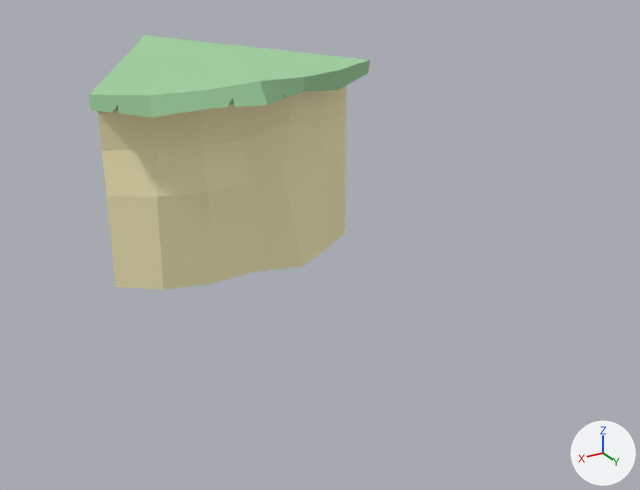
One commit to the glTF model public/assets/tile10.glb: the scene before it, then after it.
Before and after are seen from a camera (50 mm lens) standing at (0.685, 1.89, 0.638) and looking at (-0.111, 0.564, -0.025). Every picture has the same lights, and +X, +Y and +Z are marked at lower right. Vertices at the same position are counted once.

Objects in the first picture: 'hill8.003'.
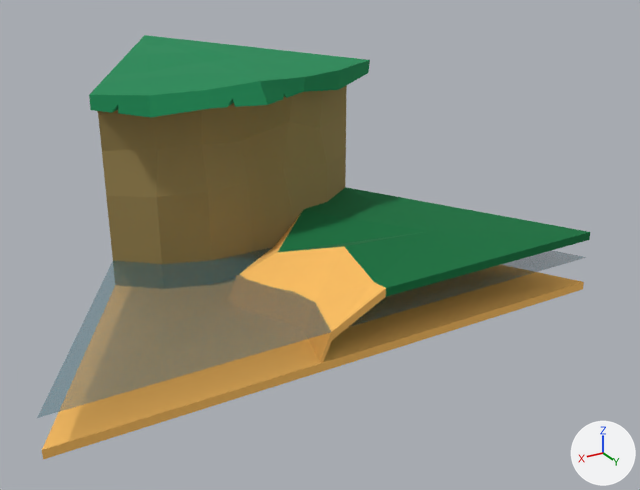
What differs and where, as boxes [x1, y1, x2, y2] in the pictures (640 x 490 px):
'water4.006', added: after [37, 247, 586, 418]
'ground.023', added: after [240, 187, 590, 362]
    faces in mat_ground_015 (dark green #00723d): [278, 187, 590, 297]
    faces in mat_sand_006 (orange #fdc062): [240, 215, 386, 362]
'sand7.005', added (orange): after [42, 272, 584, 459]
part 1 of me_cylinder_030, recoloured: [97, 85, 347, 264] in both
part 2 of me_cylinder_030, recoloured: [89, 35, 370, 117] in both

The change, as a diff of the scene's bpy script:
```diff
--- a/public/assets/tile10.glb.py
+++ b/public/assets/tile10.glb.py
@@ mat_stone_014 @@
+mat_stone_014 = principled_material('stone.014')
+mat_stone_014.base_color = (0.305, 0.223, 0.0782)  # yellow #96824f
+mat_stone_014.roughness = 1.0
@@ mat_top_014 @@
+mat_top_014 = principled_material('top.014')
+mat_top_014.base_color = (0.0103, 0.262, 0.0953)  # green #1a8c57
+mat_top_014.roughness = 1.0
@@ mat_sand_006 @@
+mat_sand_006 = principled_material('sand.006')
+mat_sand_006.base_color = (0.982, 0.527, 0.122)  # orange #fdc062
+mat_sand_006.roughness = 1.0
@@ mat_ground_015 @@
+mat_ground_015 = principled_material('ground.015')
+mat_ground_015.base_color = (0.0, 0.168, 0.0467)  # dark green #00723d
+mat_ground_015.roughness = 1.0
@@ mat_water_006 @@
+mat_water_006 = principled_material('water.006')
+mat_water_006.base_color = (0.00304, 0.144, 0.184)  # dark cyan #0a6a77
+mat_water_006.roughness = 0.357
+mat_water_006.alpha = 0.518
@@ me_cylinder_030 @@
 me_cylinder_030.from_pydata(...)  # 89 vertices, 168 faces; spans x -0.275..0.275, y 0.0..0.569, z -0.08..0.297
 # used by ob_hill8_003; location = (0.0, 0.0, 0.0)
+# me_cylinder_030 part 1: all 89 faces that had it switch from mat_stone_011 (beige #f8eebc) to mat_stone_014 (yellow #96824f)
+# me_cylinder_030 part 2: all 79 faces that had it switch from mat_top_011 (green #a4d4a2) to mat_top_014 (green #1a8c57)
@@ me_circle_068 @@
+me_circle_068.from_pydata(...)  # 15 vertices, 24 faces; spans x -0.5..0.5, y 0.0..0.866, z 0.0..0.02
+me_circle_068.materials.append(mat_sand_006)  # orange #fdc062
@@ me_circle_067 @@
+me_circle_067.from_pydata(...)  # 38 vertices, 73 faces; spans x -0.5..0.098, y 0.39..0.866, z -0.1..0.03
+# faces by material slot: [33, 40]
+me_circle_067.materials.append(mat_ground_015)  # dark green #00723d
+me_circle_067.materials.append(mat_sand_006)  # orange #fdc062
@@ me_circle_066 @@
+me_circle_066.from_pydata([(0.5, 0.866, 0.015), (-0.5, 0.866, 0.015), (0.0, 0.0, 0.015), (0.0, 0.577, 0.005), (0.25, 0.433, 0.015), (-0.25, 0.433, 0.015), (0.0, 0.289, 0.003), (0.25, 0.722, 0.019), (-0.25, 0.722, 0.02), (0.0, 0.866, 0.015)], [], [(3, 6, 7), (2, 6, 5), (3, 7, 8), (8, 9, 1), (8, 7, 9), (7, 0, 9), (5, 8, 1), (5, 6, 8), (6, 3, 8), (7, 4, 0), (7, 6, 4), (6, 2, 4)])
+me_circle_066.materials.append(mat_water_006)  # dark cyan #0a6a77
@@ ob_sand7_005 @@
+ob_sand7_005 = bpy.data.objects.new('sand7.005', me_circle_068)
+ob_sand7_005.location = (0.0, 0.0, -0.09)
@@ ob_ground_023 @@
+ob_ground_023 = bpy.data.objects.new('ground.023', me_circle_067)
+ob_ground_023.location = (0.0, 0.0, 0.01)
@@ ob_water4_006 @@
+ob_water4_006 = bpy.data.objects.new('water4.006', me_circle_066)
+ob_water4_006.location = (0.0, 0.0, -0.04)
```
